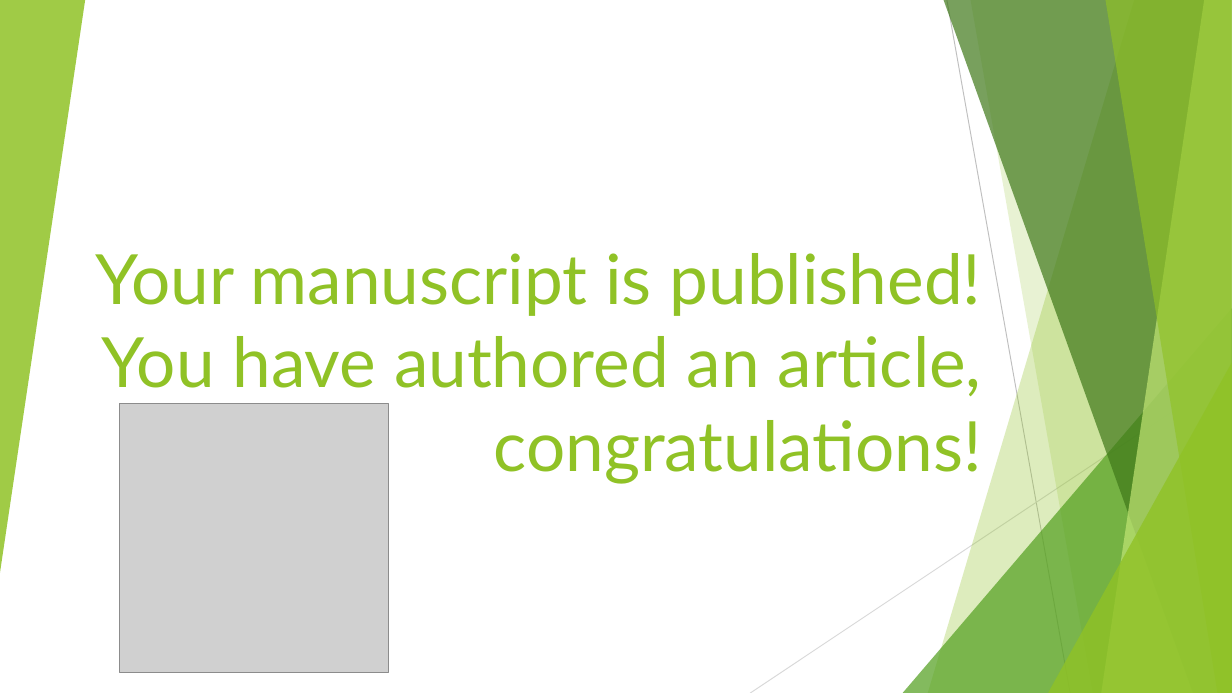
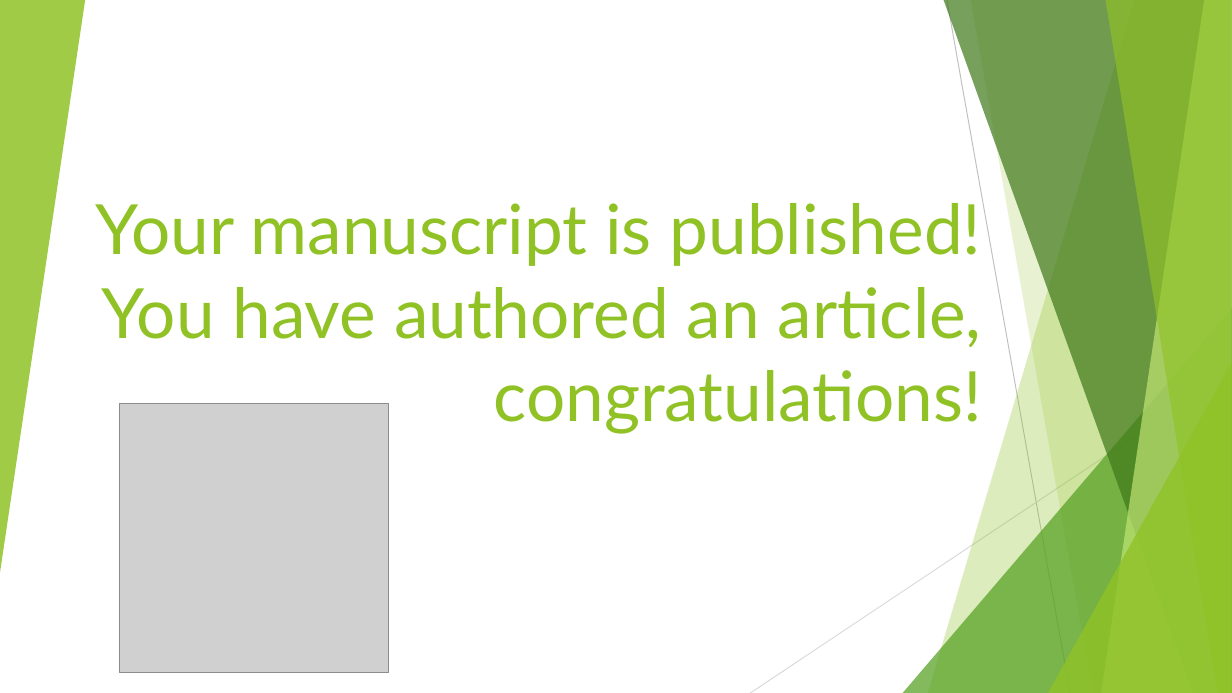
Before and after one commit to auponchon/Writing_a_draft, a slide deck: slide 18 of How to write a first draft.pptx. Drawn at 1232x693 pixels with LibreOffice and Linux fonts; fonts in the diff are those of the drawing; grey boxes stand for pictures. Boxes give left, top, right and bottom in pixels: in the first picture for what was removed or moved away, otherwise in the second. Text is boxed around its words. In the diff, an @@ line names an element or a change of style, - is before the commit and + after.

```diff
--- a/How to write a first draft.pptx
+++ b/How to write a first draft.pptx
@@ title "Your manuscript is published! You ..." rewrapped from (96, 253, 982, 484) to (96, 195, 982, 434) @@
```
Also in this commit, not shown: 3 other slides changed.
